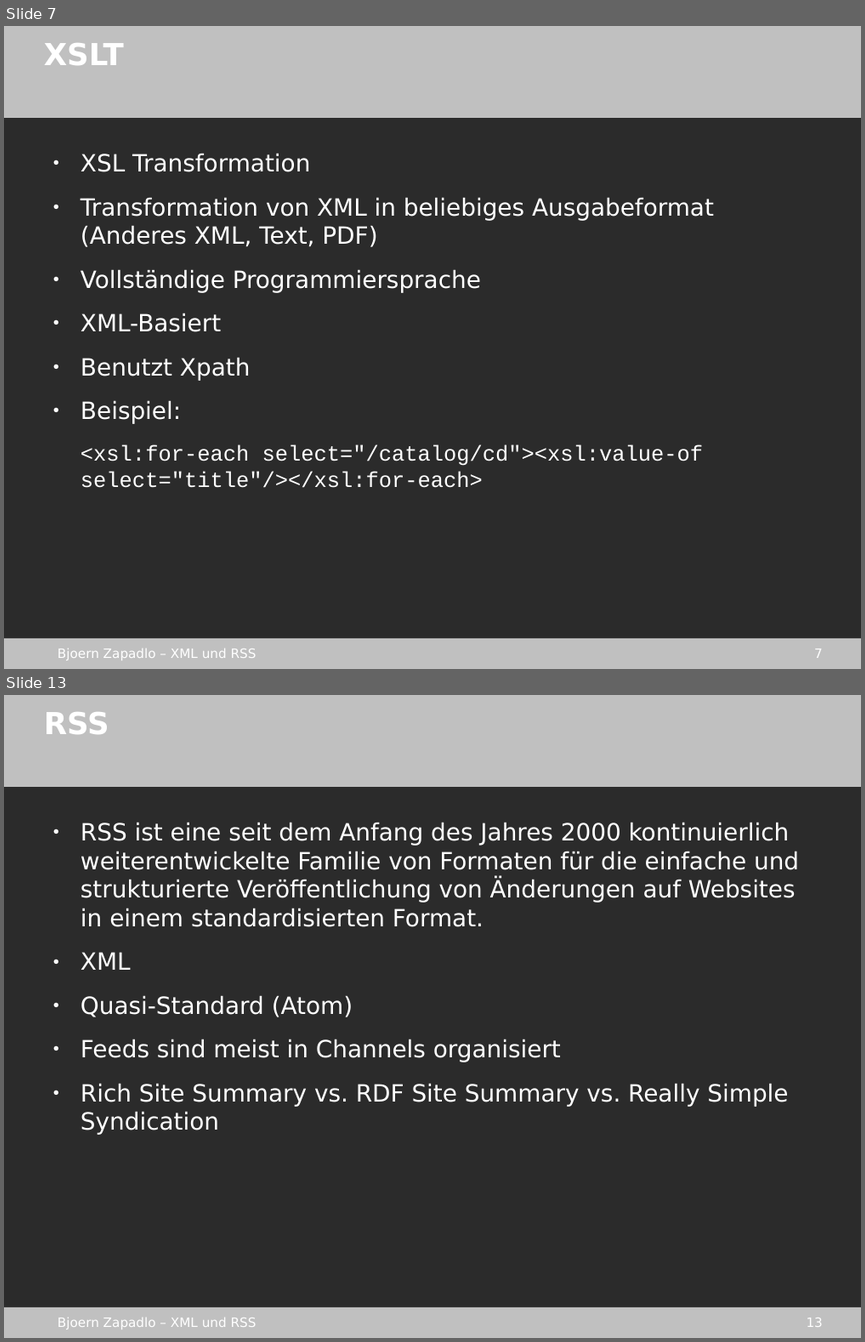
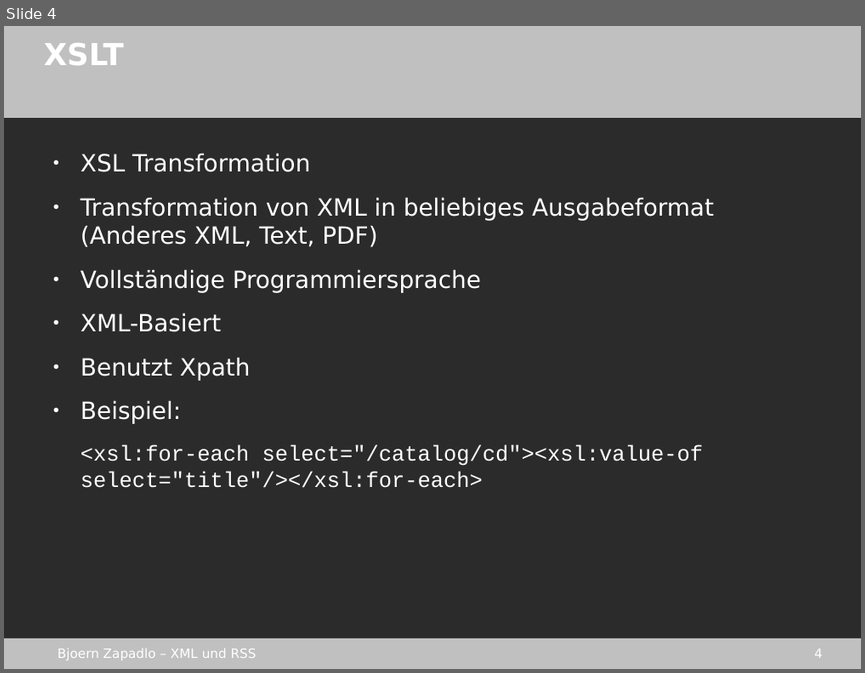
Before and after one commit to gmb2012/sae-xml_rss, a slide deck: stuff/xml_rss.odp. Shown one above the other, each under a label of ours: slides 7 and 13 before the commit, slide 4 after it; the slides between them are not shown. The pictures are 865x1342 and 865x673 pixels, drawn with LibreOffice and Linux fonts; fonts in the diff are those of the drawing; background and template pictures are left out; a plain dark background stands for a picture behind light text. Boxes give left, top, right and bottom in pixels: in the first picture for what was removed or moved away, otherwise in the second. Text is boxed around its words. In the diff, an @@ line names an element or a change of style, - is before the commit and + after.

```diff
--- a/stuff/xml_rss.odp
+++ b/stuff/xml_rss.odp
@@ slide 13 removed at [4, 695, 861, 1338], background picture (left out); not listed: 4 template elements that a slide beside it also shows @@
@@ title removed at [44, 712, 109, 734] @@
-RSS
@@ text removed at [80, 822, 799, 1134] @@
-● RSS ist eine seit dem Anfang des Jahres 2000 kontinuierlich weiterentwickelte Familie von Formaten für die einfache und strukturierte Veröffentlichung von Änderungen auf Websites in einem standardisierten Format.
-● XML
-● Quasi-Standard (Atom)
-● Feeds sind meist in Channels organisiert
-● Rich Site Summary vs. RDF Site Summary vs. Really Simple Syndication
@@ what was slide 7 is now slide 4 @@
@@ page number at [814, 648, 823, 658]: text changed @@
-7
+4
```
Also in this commit, not shown: 13 other slides removed, 14 other files.
